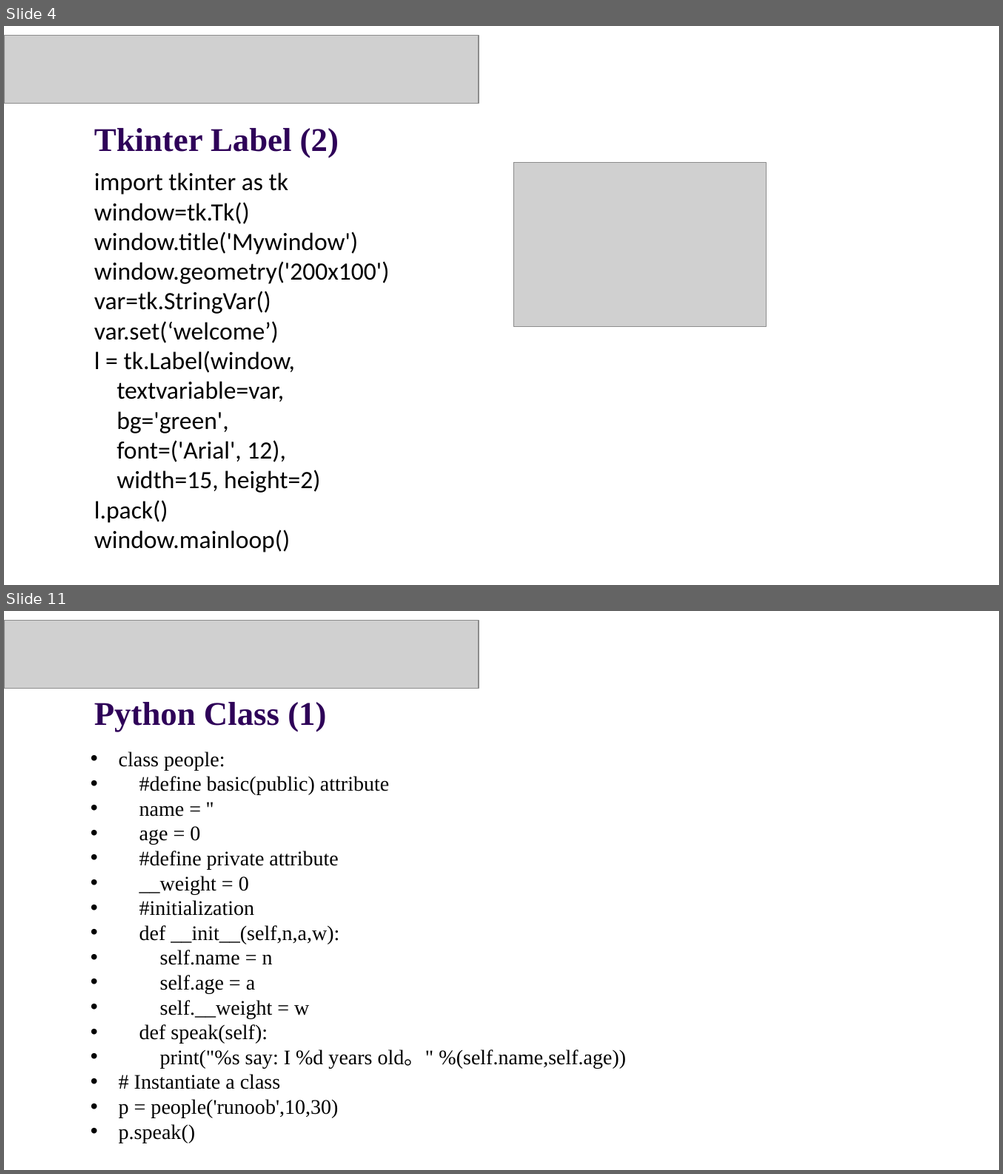
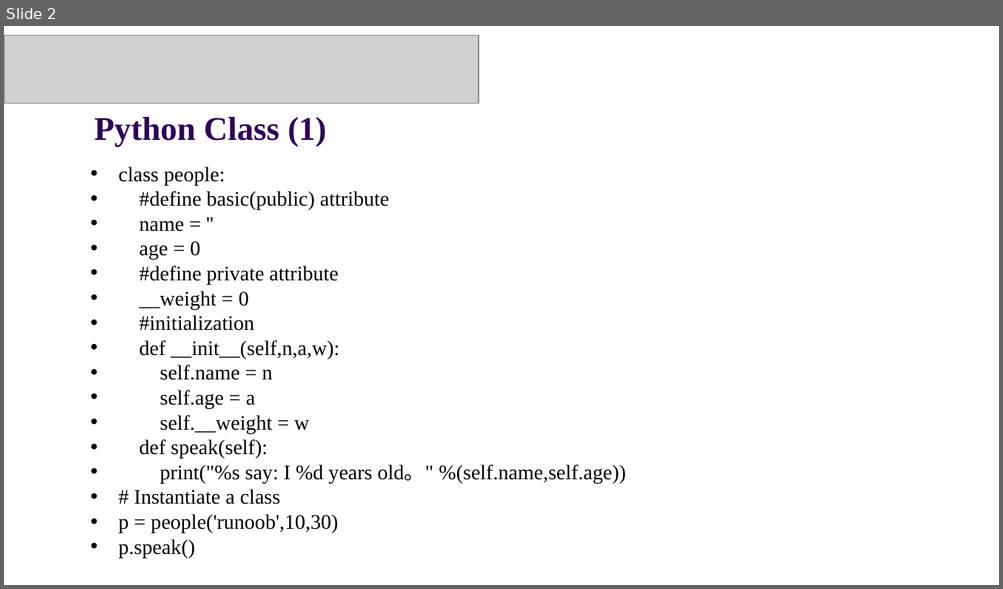
Before and after one commit to Guiliang/courses, a slide deck: cuhk-csc-1004/slides/CSC1004 Tutorial 10.pptx. Shown one above the other, each under a label of ours: slides 4 and 11 before the commit, slide 2 after it; the slides between them are not shown. The pictures are 1003x1174 and 1003x589 pixels, drawn with LibreOffice and Linux fonts; fonts in the diff are those of the drawing; grey boxes stand for pictures; background and template pictures are left out. Boxes give left, top, right and bottom in pixels: in the first picture for what was removed or moved away, otherwise in the second. Text is boxed around its words. In the diff, an @@ line names an element or a change of style, - is before the commit and + after.

```diff
--- a/cuhk-csc-1004/slides/CSC1004 Tutorial 10.pptx
+++ b/cuhk-csc-1004/slides/CSC1004 Tutorial 10.pptx
@@ slide 4 removed at box(4, 26, 999, 585), background picture (left out) @@
@@ picture removed at box(4, 35, 478, 103) @@
@@ text removed at box(94, 128, 338, 158) @@
-Tkinter Label (2)
@@ text removed at box(94, 173, 390, 553) @@
-import tkinter as tk
-window=tk.Tk()
-window.title('Mywindow')
-window.geometry('200x100')
-var=tk.StringVar()
-var.set(‘welcome’)
-l = tk.Label(window,
-textvariable=var,
-bg='green',
-font=('Arial', 12),
-width=15, height=2)
-l.pack()
-window.mainloop()
@@ picture removed at box(515, 163, 766, 327) @@
@@ what was slide 11 is now slide 2 @@
```
Also in this commit, not shown: 1 slide changed, 2 slides added, 8 other slides removed, 1 other file.
